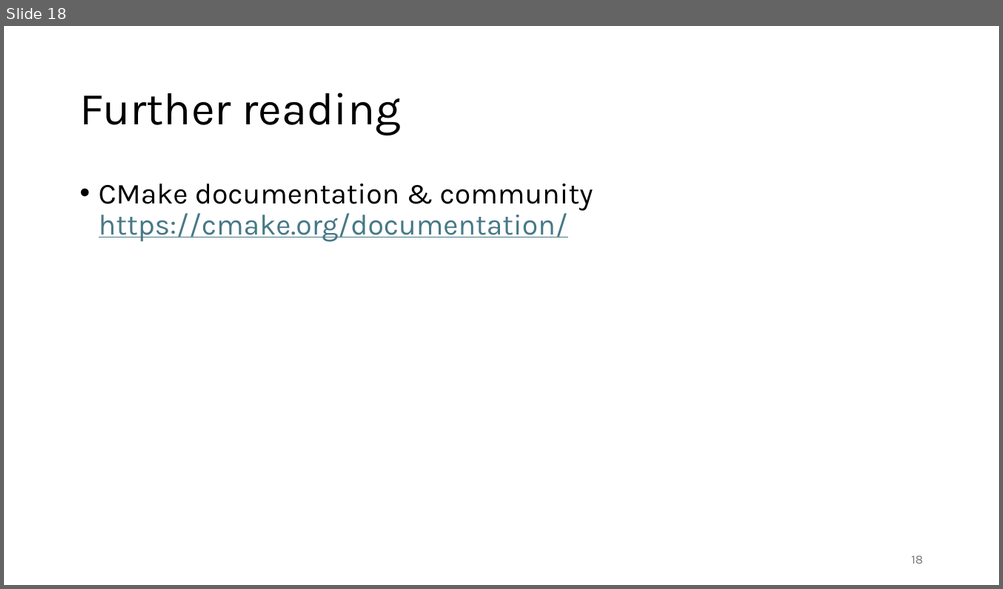
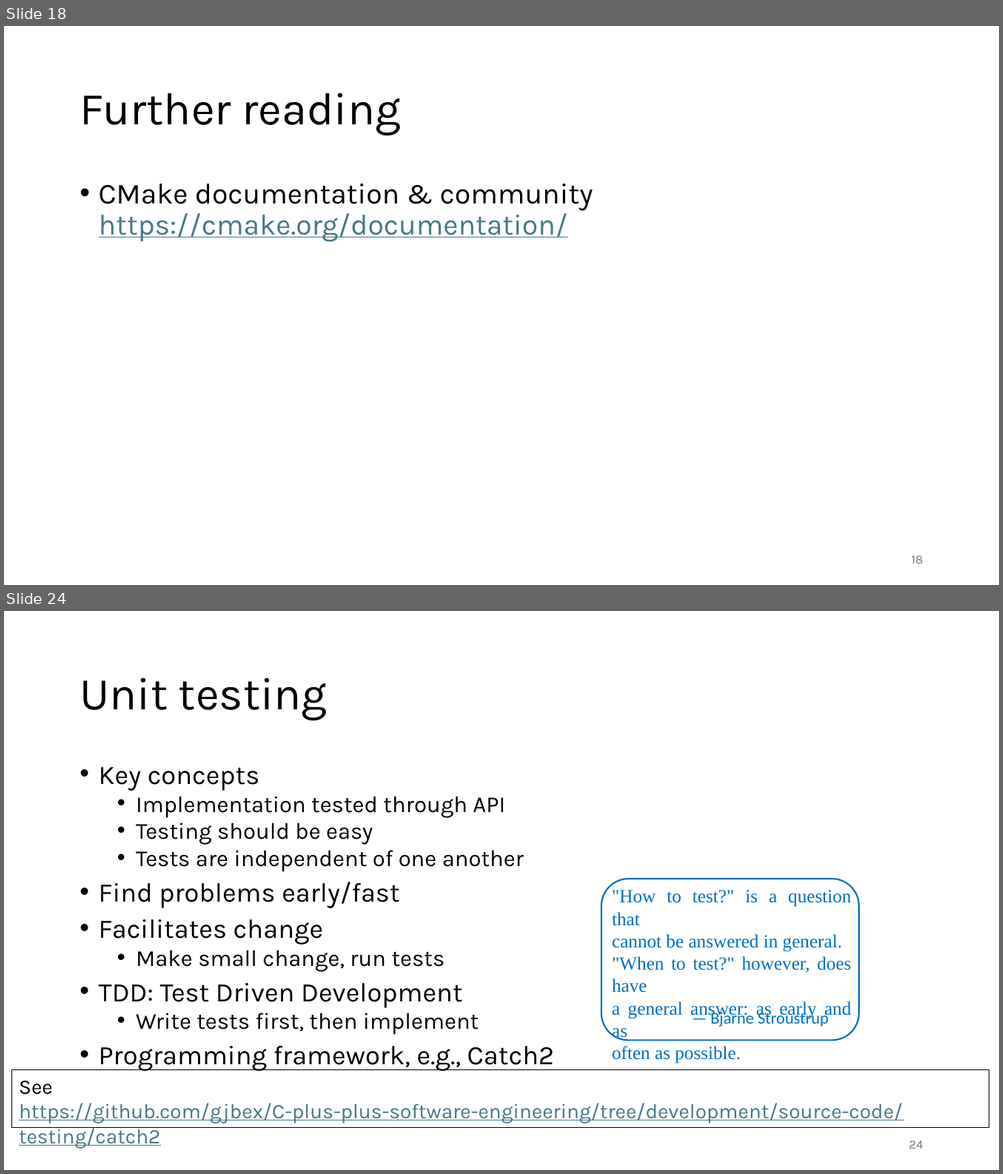
Before and after one commit to gjbex/C-plus-plus-software-engineering, a slide deck: cpp_software_engineering.pptx. Shown one above the other, each under a label of ours: slide 18 before the commit, slides 18 and 24 after it; the slides between them are not shown. The pictures are 1003x589 and 1003x1174 pixels, drawn with LibreOffice and Linux fonts; fonts in the diff are those of the drawing. Boxes give left, top, right and bottom in pixels: in the first picture for what was removed or moved away, otherwise in the second. Text is boxed around its words. In the diff, an @@ line names an element or a change of style, - is before the commit and + after.

Commit message:
Add sections on static analysis, testing

```diff
--- a/cpp_software_engineering.pptx
+++ b/cpp_software_engineering.pptx
@@ slide 24 added at (4, 611, 999, 1170), background #FFFFFF @@
@@ title added at (79, 678, 327, 721), 44 pt, text #000000 @@
+Unit testing
@@ text added at (99, 767, 554, 1071), 22.2 pt, text #000000 @@
+• Key concepts
+  • Implementation tested through API
+  • Testing should be easy
+  • Tests are independent of one another
+• Find problems early/fast
+• Facilitates change
+  • Make small change, run tests
+• TDD: Test Driven Development
+  • Write tests first, then implement
+• Programming framework, e.g., Catch2
@@ rounded rectangle added at (602, 879, 859, 1041), fill #FFFFFF, outline #0070C0 1.5 pt @@
@@ text added at (612, 890, 851, 1064), 18 pt, text #0070C0 @@
+"How to test?" is a question that
+cannot be answered in general.
+"When to test?" however, does have
+a general answer: as early and as
+often as possible.
@@ text added at (710, 1010, 828, 1027), 16 pt, text #0070C0 @@
+— Bjarne Stroustrup
@@ rectangle added at (11, 1070, 989, 1128), outline #000000 0.75 pt, 20 pt, text #467886, underline @@
+See
+https://github.com/gjbex/C-plus-plus-software-engineering/tree/development/source-code/testing/catch2
@@ page number added at (908, 1141, 922, 1149), 12 pt, text #797979 @@
+24
```
Also in this commit, not shown: 9 other slides added.
